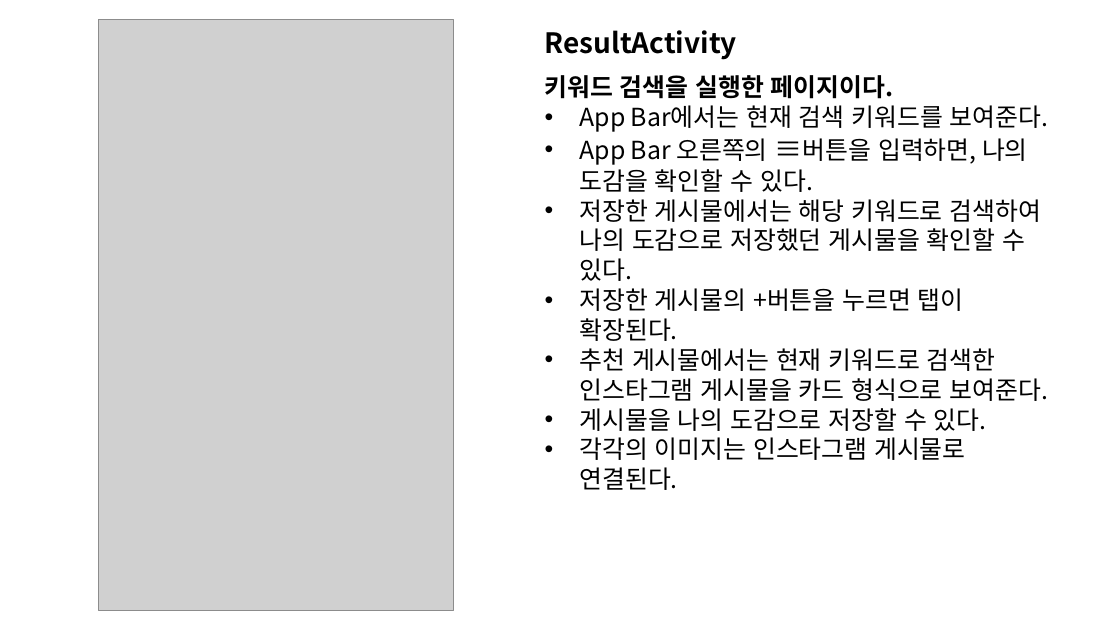
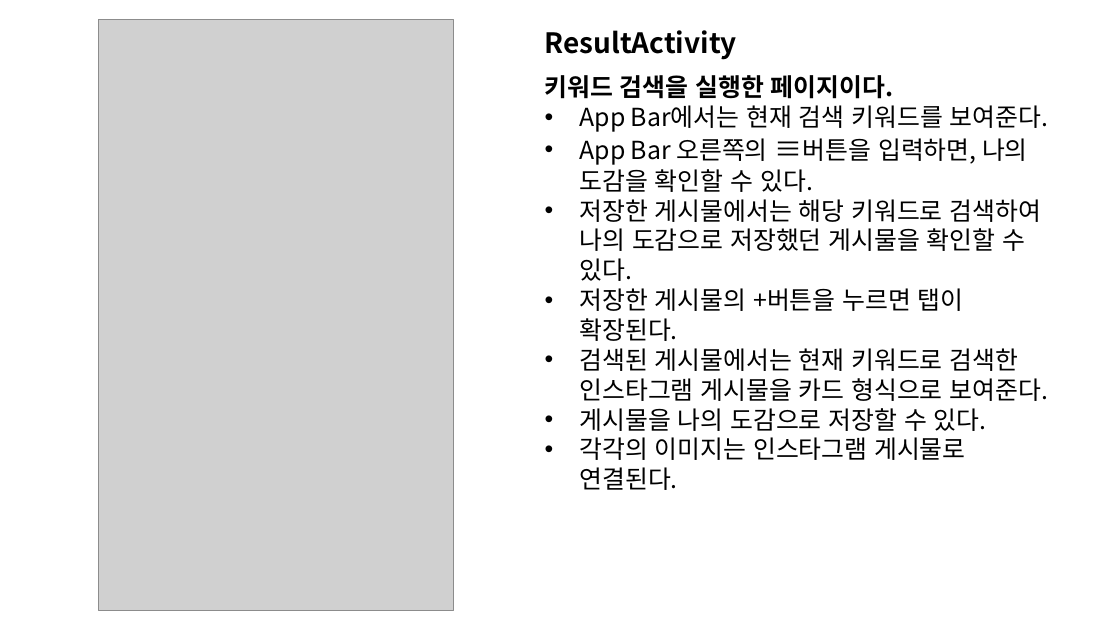
Before and after one commit to kookmin-sw/capstone-2020-23, a slide deck: slide 6 of doc/wireframe/wireframe_설명.pptx. Drawn at 1120x630 pixels with LibreOffice and Linux fonts; fonts in the diff are those of the drawing; grey boxes stand for pictures. Boxes give left, top, right and bottom in pixels: in the first picture for what was removed or moved away, otherwise in the second. Text is boxed around its words. In the diff, an @@ line names an element or a change of style, - is before the commit and + after.

```diff
--- a/doc/wireframe/wireframe_설명.pptx
+++ b/doc/wireframe/wireframe_설명.pptx
@@ text at bbox=[580, 348, 1048, 401]: text changed @@
-• 추천 게시물에서는 현재 키워드로 검색한 인스타그램 게시물을 카드 형식으로 보여준다.
+• 검색된 게시물에서는 현재 키워드로 검색한 인스타그램 게시물을 카드 형식으로 보여준다.
```
Also in this commit, not shown: 4 other files.
